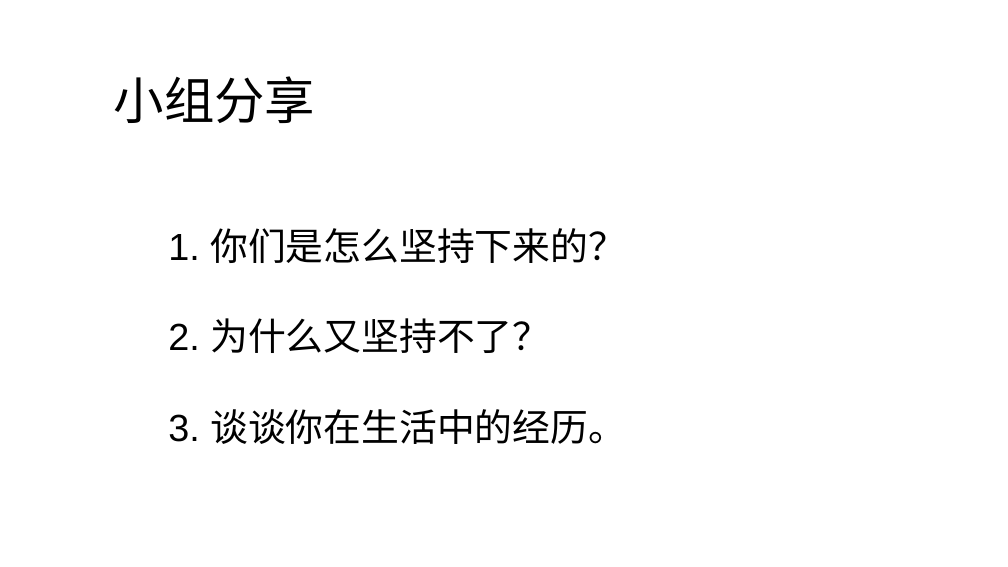
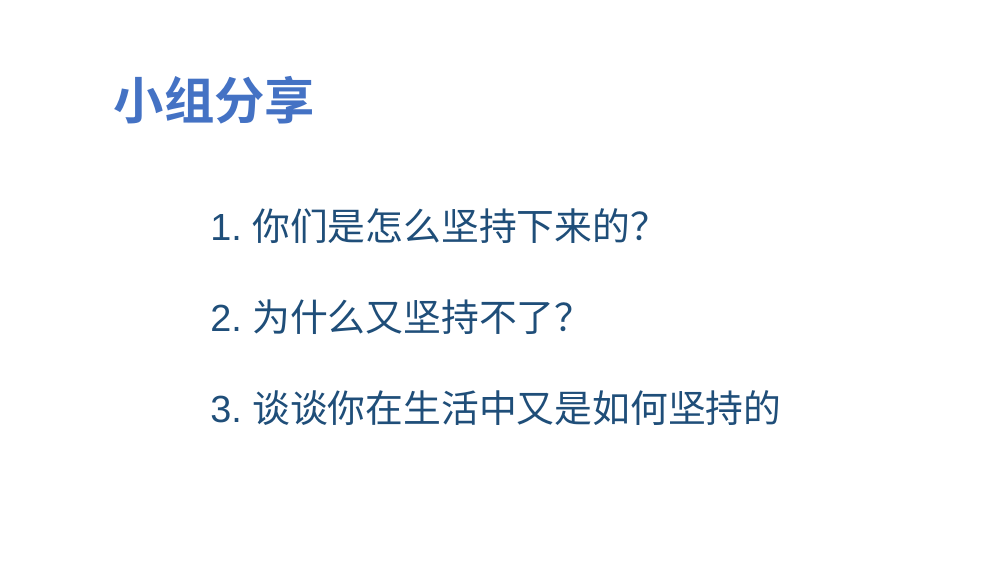
Before and after one commit to jeefies/ppt, a slide deck: slide 6 of 坚持.pptx. Drawn at 1008x567 pixels with LibreOffice and Linux fonts; fonts in the diff are those of the drawing. Boxes give left, top, right and bottom in pixels: in the first picture for what was removed or moved away, otherwise in the second. Text is boxed around its words. In the diff, an @@ line names an element or a change of style, - is before the commit and + after.

```diff
--- a/坚持.pptx
+++ b/坚持.pptx
@@ text "小组分享" at bbox=[114, 76, 316, 124]: text colour #000000 to gradient #203864 to #4472C4 to #8FAADC, bold on @@
@@ text "1. 你们是怎么坚持下来的？": place and size @@
-text "1. 你们是怎么坚持下来的？" at bbox=[168, 228, 626, 444]
+text "1. 你们是怎么坚持下来的？" at bbox=[210, 208, 781, 425]
@@ text at bbox=[210, 208, 668, 334]: text colour #000000 to #1F4E79 in "1. 你们是怎么坚持下来的？", "2. 为什么又坚持不了？" @@
@@ text at bbox=[210, 390, 781, 425]: text changed; text colour #000000 to #1F4E79 @@
-3. 谈谈你在生活中的经历。
+3. 谈谈你在生活中又是如何坚持的
```
Also in this commit, not shown: 7 other slides changed, 1 slide added, 2 slides removed.
